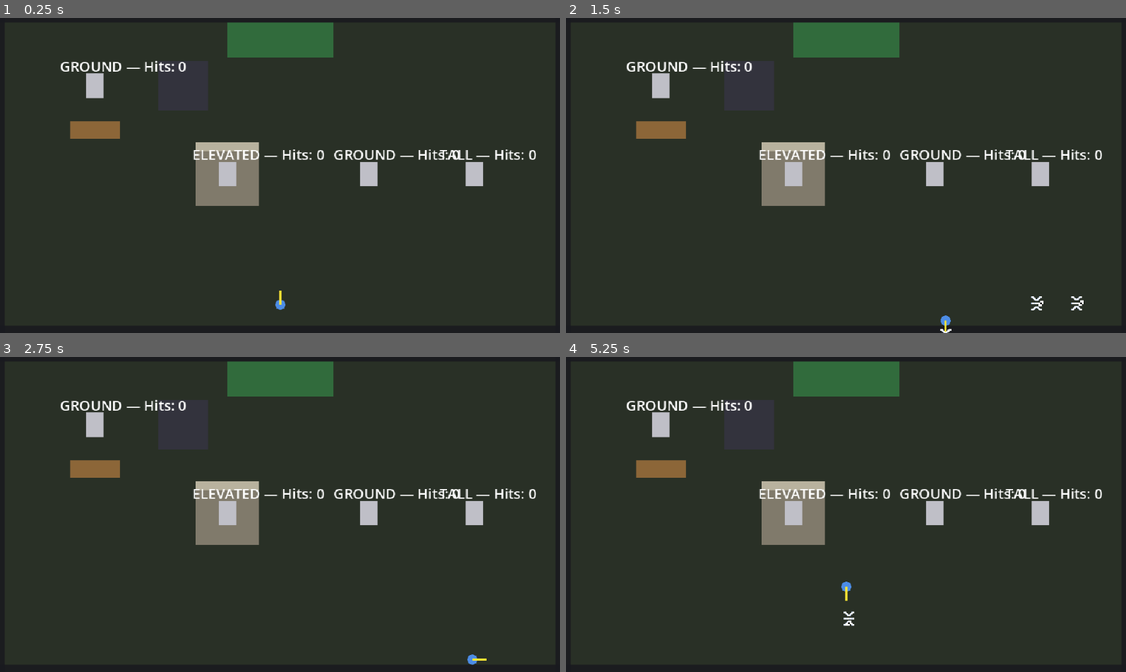
Above: before the commit, frames 1-4 (two rows, left to right).
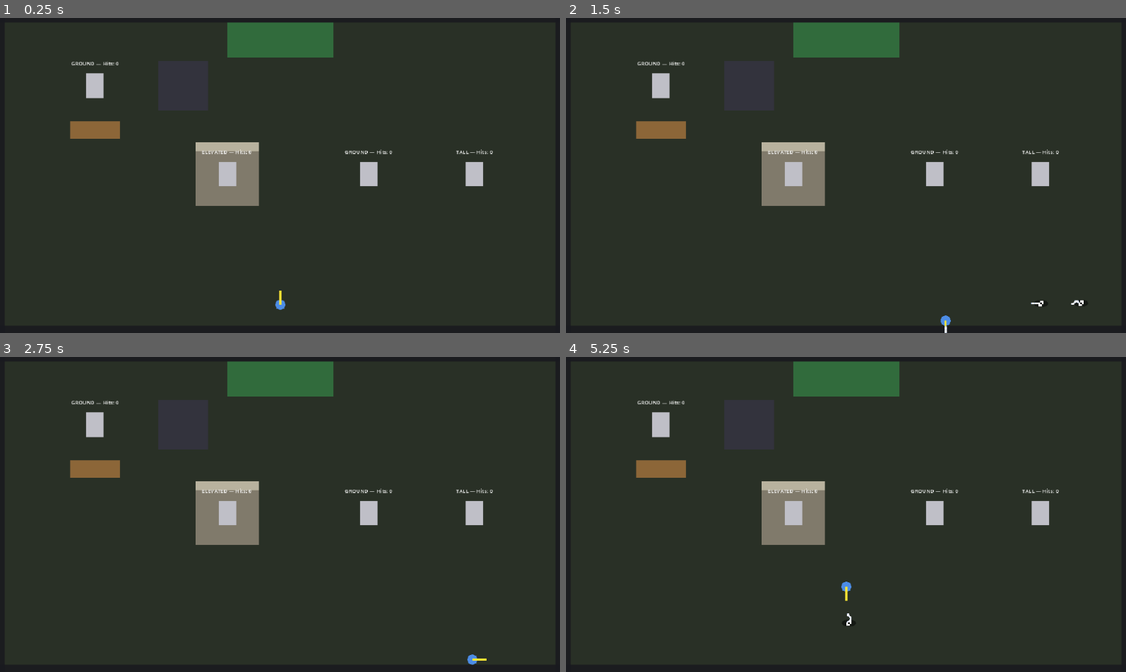
Above: after the commit, the same moments.

Repository: chrisfidalgo/SCUMForceGodot
Game: Godot game, scene res://scenes/combat/gym.tscn
The game is run twice, just before and just after one commit, with the same random seed, the same clock (stepped at 60 frames per second) and the same inputs. This scene is started directly instead of the project's main scene.
Inputs:
- Up to frame 1 (0.25 s): no input
- Up to frame 2 (1.5 s): tap Enter at 0.5 s; hold D (move_right) 0.53-1.28 s; hold J (attack_primary) 0.53-1.28 s; hold S (move_down) from 1.28 s (still down); tap K (attack_secondary) at 1.35 s
- Up to frame 3 (2.75 s): release S (move_down) at 2.03 s; hold D (move_right) from 2.03 s (still down); tap 1 at 2.1 s
- Up to frame 4 (5.25 s): tap Space at 2.75 s; release D (move_right) at 2.78 s; hold W (move_up) 2.78-3.53 s; tap 2 at 2.85 s; tap Enter at 3.5 s; hold A (move_left) 3.53-5.03 s; tap 3 at 3.6 s; tap 4 at 4.35 s; hold S (move_down) from 5.03 s (still down); hold J (attack_primary) from 5.03 s (still down)

The runs differ from the first frame. In frame 1, 1.2% of the frame differs, in the area x 10-96%, y 13-46%; in frame 2, 1.3%, in the area x 10-96%, y 13-100%; in frame 3, 1.2%; in frame 4, 1.3%.

Commit message:
Combat v2 tuning pass: live tuning panel, TP trail fixes
Completes the in-flight tuning work sitting on top of cdcb65d.

CombatTuning (new): cross-cutting projectile/height knobs as static vars,
moved out of projectile.gd @exports and channel_masks.gd consts so they can
be changed while the game is running. Per-attack numbers stay on AttackDef.

TuningPanel (new): a ` -toggled in-play slider panel over those knobs plus
the active character's two AttackDefs, with a "log values" button that
prints a snapshot to the console so good numbers can be copied back into
the .tres files by hand. Finds the player via a new "player" group.

Fixes:
- gym.tscn imported tuning_panel.tscn but never instanced a node for it, so
  the panel could never appear. Instanced it.
- The TP trail sprite is authored as a horizontal streak along +X but was
  only ever offset, never rotated, so it read sideways on any non-horizontal
  shot. It now rotates to the travel angle. The frames are left-right
  symmetric, so the plain angle is correct in all 8 directions.

Also: 3-frame animated trail, smaller damage numbers and dummy hit-count
labels, long_toss range 260 -> 130.

project.godot is engine re-serialization only (",script":null" on input
events, key reordering). The dropped window/stretch/aspect="keep" line now
matches the engine default and still resolves to "keep" at runtime.

Co-Authored-By: Claude Opus 5 <noreply@anthropic.com>

Diff:
--- a/project.godot
+++ b/project.godot
@@ -11,8 +11,8 @@
 [application]
 
 config/name="SCUM Force Tactics"
+run/main_scene="res://scenes/main.tscn"
 config/features=PackedStringArray("4.6", "GL Compatibility")
-run/main_scene="res://scenes/main.tscn"
 config/icon="res://icon.svg"
 
 [autoload]
@@ -29,98 +29,97 @@
 window/size/window_width_override=1280
 window/size/window_height_override=720
 window/stretch/mode="canvas_items"
-window/stretch/aspect="keep"
 
 [input]
 
 move_up={
 "deadzone": 0.5,
-"events": [Object(InputEventKey,"resource_local_to_scene":fa …(194 unchanged characters)… :0,"unicode":0,"location":0,"echo":false)
-, Object(InputEventKey,"resource_local_to_scene":false,"reso …(190 unchanged characters)… :0,"unicode":0,"location":0,"echo":false)
+"events": [Object(InputEventKey,"resource_local_to_scene":fa …(194 unchanged characters)… :0,"unicode":0,"location":0,"echo":false,"script":null)
+, Object(InputEventKey,"resource_local_to_scene":false,"reso …(190 unchanged characters)… :0,"unicode":0,"location":0,"echo":false,"script":null)
 , Object(InputEventJoypadButton,"resource_local_to_scene":false,"resource_name":"","device":-1,"button_index":11,"pressure":0.0,"pressed":false,"script":null)
 , Object(InputEventJoypadMotion,"resource_local_to_scene":false,"resource_name":"","device":-1,"axis":1,"axis_value":-1.0,"script":null)
 ]
 }
 move_down={
 "deadzone": 0.5,
-"events": [Object(InputEventKey,"resource_local_to_scene":fa …(194 unchanged characters)… :0,"unicode":0,"location":0,"echo":false)
-, Object(InputEventKey,"resource_local_to_scene":false,"reso …(190 unchanged characters)… :0,"unicode":0,"location":0,"echo":false)
+"events": [Object(InputEventKey,"resource_local_to_scene":fa …(194 unchanged characters)… :0,"unicode":0,"location":0,"echo":false,"script":null)
+, Object(InputEventKey,"resource_local_to_scene":false,"reso …(190 unchanged characters)… :0,"unicode":0,"location":0,"echo":false,"script":null)
 , Object(InputEventJoypadButton,"resource_local_to_scene":false,"resource_name":"","device":-1,"button_index":12,"pressure":0.0,"pressed":false,"script":null)
 , Object(InputEventJoypadMotion,"resource_local_to_scene":false,"resource_name":"","device":-1,"axis":1,"axis_value":1.0,"script":null)
 ]
 }
 move_left={
 "deadzone": 0.5,
-"events": [Object(InputEventKey,"resource_local_to_scene":fa …(194 unchanged characters)… :0,"unicode":0,"location":0,"echo":false)
-, Object(InputEventKey,"resource_local_to_scene":false,"reso …(190 unchanged characters)… :0,"unicode":0,"location":0,"echo":false)
+"events": [Object(InputEventKey,"resource_local_to_scene":fa …(194 unchanged characters)… :0,"unicode":0,"location":0,"echo":false,"script":null)
+, Object(InputEventKey,"resource_local_to_scene":false,"reso …(190 unchanged characters)… :0,"unicode":0,"location":0,"echo":false,"script":null)
 , Object(InputEventJoypadButton,"resource_local_to_scene":false,"resource_name":"","device":-1,"button_index":13,"pressure":0.0,"pressed":false,"script":null)
 , Object(InputEventJoypadMotion,"resource_local_to_scene":false,"resource_name":"","device":-1,"axis":0,"axis_value":-1.0,"script":null)
 ]
 }
 move_right={
 "deadzone": 0.5,
-"events": [Object(InputEventKey,"resource_local_to_scene":fa …(194 unchanged characters)… :0,"unicode":0,"location":0,"echo":false)
-, Object(InputEventKey,"resource_local_to_scene":false,"reso …(190 unchanged characters)… :0,"unicode":0,"location":0,"echo":false)
+"events": [Object(InputEventKey,"resource_local_to_scene":fa …(194 unchanged characters)… :0,"unicode":0,"location":0,"echo":false,"script":null)
+, Object(InputEventKey,"resource_local_to_scene":false,"reso …(190 unchanged characters)… :0,"unicode":0,"location":0,"echo":false,"script":null)
 , Object(InputEventJoypadButton,"resource_local_to_scene":false,"resource_name":"","device":-1,"button_index":14,"pressure":0.0,"pressed":false,"script":null)
 , Object(InputEventJoypadMotion,"resource_local_to_scene":false,"resource_name":"","device":-1,"axis":0,"axis_value":1.0,"script":null)
 ]
 }
 attack_primary={
 "deadzone": 0.5,
-"events": [Object(InputEventKey,"resource_local_to_scene":fa …(194 unchanged characters)… :0,"unicode":0,"location":0,"echo":false)
+"events": [Object(InputEventKey,"resource_local_to_scene":fa …(194 unchanged characters)… :0,"unicode":0,"location":0,"echo":false,"script":null)
 , Object(InputEventJoypadButton,"resource_local_to_scene":false,"resource_name":"","device":-1,"button_index":2,"pressure":0.0,"pressed":false,"script":null)
 ]
 }
 attack_secondary={
 "deadzone": 0.5,
-"events": [Object(InputEventKey,"resource_local_to_scene":fa …(194 unchanged characters)… :0,"unicode":0,"location":0,"echo":false)
+"events": [Object(InputEventKey,"resource_local_to_scene":fa …(194 unchanged characters)… :0,"unicode":0,"location":0,"echo":false,"script":null)
 , Object(InputEventJoypadButton,"resource_local_to_scene":false,"resource_name":"","device":-1,"button_index":3,"pressure":0.0,"pressed":false,"script":null)
 ]
 }
 interact={
 "deadzone": 0.5,
-"events": [Object(InputEventKey,"resource_local_to_scene":fa …(194 unchanged characters)… :0,"unicode":0,"location":0,"echo":false)
+"events": [Object(InputEventKey,"resource_local_to_scene":fa …(194 unchanged characters)… :0,"unicode":0,"location":0,"echo":false,"script":null)
 ]
 }
 pause_menu={
 "deadzone": 0.5,
-"events": [Object(InputEventKey,"resource_local_to_scene":fa …(199 unchanged characters)… :0,"unicode":0,"location":0,"echo":false)
+"events": [Object(InputEventKey,"resource_local_to_scene":fa …(199 unchanged characters)… :0,"unicode":0,"location":0,"echo":false,"script":null)
 ]
 }
 open_inventory={
 "deadzone": 0.5,
-"events": [Object(InputEventKey,"resource_local_to_scene":fa …(194 unchanged characters)… :0,"unicode":0,"location":0,"echo":false)
-, Object(InputEventKey,"resource_local_to_scene":false,"reso …(190 unchanged characters)… :0,"unicode":0,"location":0,"echo":false)
+"events": [Object(InputEventKey,"resource_local_to_scene":fa …(194 unchanged characters)… :0,"unicode":0,"location":0,"echo":false,"script":null)
+, Object(InputEventKey,"resource_local_to_scene":false,"reso …(190 unchanged characters)… :0,"unicode":0,"location":0,"echo":false,"script":null)
 ]
 }
 debug_1={
 "deadzone": 0.5,
-"events": [Object(InputEventKey,"resource_local_to_scene":fa …(199 unchanged characters)… :0,"unicode":0,"location":0,"echo":false)
+"events": [Object(InputEventKey,"resource_local_to_scene":fa …(199 unchanged characters)… :0,"unicode":0,"location":0,"echo":false,"script":null)
 ]
 }
 debug_2={
 "deadzone": 0.5,
-"events": [Object(InputEventKey,"resource_local_to_scene":fa …(199 unchanged characters)… :0,"unicode":0,"location":0,"echo":false)
+"events": [Object(InputEventKey,"resource_local_to_scene":fa …(199 unchanged characters)… :0,"unicode":0,"location":0,"echo":false,"script":null)
 ]
 }
 debug_3={
 "deadzone": 0.5,
-"events": [Object(InputEventKey,"resource_local_to_scene":fa …(199 unchanged characters)… :0,"unicode":0,"location":0,"echo":false)
+"events": [Object(InputEventKey,"resource_local_to_scene":fa …(199 unchanged characters)… :0,"unicode":0,"location":0,"echo":false,"script":null)
 ]
 }
 debug_4={
 "deadzone": 0.5,
-"events": [Object(InputEventKey,"resource_local_to_scene":fa …(199 unchanged characters)… :0,"unicode":0,"location":0,"echo":false)
+"events": [Object(InputEventKey,"resource_local_to_scene":fa …(199 unchanged characters)… :0,"unicode":0,"location":0,"echo":false,"script":null)
 ]
 }
 debug_5={
 "deadzone": 0.5,
-"events": [Object(InputEventKey,"resource_local_to_scene":fa …(199 unchanged characters)… :0,"unicode":0,"location":0,"echo":false)
+"events": [Object(InputEventKey,"resource_local_to_scene":fa …(199 unchanged characters)… :0,"unicode":0,"location":0,"echo":false,"script":null)
 ]
 }
 debug_6={
 "deadzone": 0.5,
-"events": [Object(InputEventKey,"resource_local_to_scene":fa …(199 unchanged characters)… :0,"unicode":0,"location":0,"echo":false)
+"events": [Object(InputEventKey,"resource_local_to_scene":fa …(199 unchanged characters)… :0,"unicode":0,"location":0,"echo":false,"script":null)
 ]
 }
 
@@ -137,6 +136,6 @@
 
 [rendering]
 
+textures/canvas_textures/default_texture_filter=0
 renderer/rendering_method="gl_compatibility"
 renderer/rendering_method.mobile="gl_compatibility"
-textures/canvas_textures/default_texture_filter=0
--- a/resources/attacks/long_toss.tres
+++ b/resources/attacks/long_toss.tres
@@ -11,4 +11,4 @@
 damage_half_hearts = 2
 cooldown_sec = 1.2
 projectile_speed = 200.0
-range_px = 260.0
+range_px = 130.0
--- a/scenes/characters/player.gd
+++ b/scenes/characters/player.gd
@@ -33,6 +33,7 @@
 @onready var _facing_indicator: Line2D = $FacingIndicator
 
 func _ready() -> void:
+	add_to_group("player")
 	set_character(character_def)
 	_update_facing_indicator()
 
--- a/scenes/combat/channel_masks.gd
+++ b/scenes/combat/channel_masks.gd
@@ -42,18 +42,12 @@
 			return 0
 
 ## --- Height → channel (04-COMBAT-MODEL.md §2) -------------------------------
-## A projectile carries a `height` scalar (elevation units, 0 = ground). These
-## two thresholds slice that continuum into the three channels. Tune by feel:
-## widening the HIGH band makes lobs clear walls more easily; a small GROUND
-## band means a lob is only "low enough to hit the ground" right at launch/landing.
-const HEIGHT_GROUND_MAX := 3.0   ## height < this  → LOW  (at/near the floor)
-const HEIGHT_HIGH_MIN := 10.0    ## height >= this → HIGH (up where it clears low walls)
-                                 ## in between      → BOTH (transitioning)
-
+## A projectile carries a `height` scalar (elevation units, 0 = ground). The
+## thresholds live on CombatTuning so the tuning panel can adjust them live.
 static func channel_for_height(height: float) -> AttackDef.Channel:
-	if height < HEIGHT_GROUND_MAX:
+	if height < CombatTuning.height_ground_max:
 		return AttackDef.Channel.LOW
-	elif height < HEIGHT_HIGH_MIN:
+	elif height < CombatTuning.height_high_min:
 		return AttackDef.Channel.BOTH
 	return AttackDef.Channel.HIGH
 
--- /dev/null
+++ b/scenes/combat/combat_tuning.gd
@@ -0,0 +1,27 @@
+class_name CombatTuning
+extends RefCounted
+## CombatTuning — global combat values that the in-play tuning panel edits live.
+##
+## These are `static var`s (one shared copy, reachable as CombatTuning.xxx) so a
+## running projectile reads the latest value every frame and the debug tuning
+## panel (scenes/ui/tuning_panel) can nudge them mid-play without dropping out of
+## the game. Per-attack numbers (range, speed, damage…) live on each AttackDef
+## instead; these are the cross-cutting projectile/height knobs.
+
+## Ground shadow under a projectile.
+static var shadow_base_radius := 8.0        ## x-radius at height 0
+static var shadow_shrink_per_unit := 0.04   ## how fast it shrinks with height
+static var shadow_alpha := 0.5              ## opacity at height 0
+
+## How much a projectile's sprite grows per unit of height (sells elevation).
+static var height_scale_per_unit := 0.02
+
+## Cosmetic TP-style trailing sprite.
+static var tail_gap_px := 5.0               ## how far it trails behind the head
+static var tail_fps := 12.0                 ## trail animation speed
+
+## Height → channel thresholds (elevation units). Below ground_max = LOW, at or
+## above high_min = HIGH, in between = BOTH. Widening the HIGH band makes lobs
+## clear walls more readily. Read by ChannelMasks.channel_for_height().
+static var height_ground_max := 3.0
+static var height_high_min := 10.0
--- a/scenes/combat/gym.tscn
+++ b/scenes/combat/gym.tscn
@@ -8,6 +8,7 @@
 [ext_resource type="PackedScene" path="res://scenes/enemies/target_dummy.tscn" id="6_target_dummy"]
 [ext_resource type="PackedScene" path="res://scenes/characters/player.tscn" id="7_player"]
 [ext_resource type="Script" path="res://scenes/combat/attack_spawner.gd" id="8_spawner"]
+[ext_resource type="PackedScene" path="res://scenes/ui/tuning_panel.tscn" id="9_tuning"]
 
 [sub_resource type="RectangleShape2D" id="RectangleShape2D_h_wall"]
 size = Vector2(640, 16)
@@ -133,3 +134,5 @@
 
 [node name="Player" parent="." instance=ExtResource("7_player")]
 position = Vector2(320, 328)
+
+[node name="TuningPanel" parent="." instance=ExtResource("9_tuning")]
--- a/scenes/combat/projectile.gd
+++ b/scenes/combat/projectile.gd
@@ -14,11 +14,8 @@
 ## Because the mask changes mid-flight we resolve hits by polling overlaps each
 ## physics frame rather than relying on the one-shot area_entered signal.
 
-@export_group("Visual tuning (placeholder feel)")
-@export var height_scale_per_unit: float = 0.02   ## sprite grows this much per height unit
-@export var shadow_base_radius: float = 4.0       ## ground-shadow x-radius at height 0
-@export var shadow_shrink_per_unit: float = 0.045 ## how fast the shadow shrinks with height
-@export var tail_gap_px: float = 5.0              ## how far the cosmetic tail trails behind
+## Projectile visual tuning (shadow, scale, trail) lives on CombatTuning so the
+## in-play tuning panel can adjust it live. Per-attack numbers are on AttackDef.
 
 var _attack: AttackDef
 var _direction := Vector2.UP
@@ -33,9 +30,10 @@
 var _channel: AttackDef.Channel = AttackDef.Channel.LOW
 var _consumed := false
 var _started := false
+var _tail_time := 0.0
 
 @onready var _visual: Node2D = $Visual
-@onready var _tail: Node2D = get_node_or_null("Visual/Tail")
+@onready var _tail: Sprite2D = get_node_or_null("Visual/Tail")
 
 ## Configure from the AttackDef. Call BEFORE add_child() so the mask is correct
 ## before physics first sees it. `direction` is the (already 8-gated) facing.
@@ -62,6 +60,7 @@
 	if not _started:
 		_base_position = global_position
 		_started = true
+	_tail_time += delta
 	var step := _speed * delta
 	_distance += step
 	_base_position += _direction * step
@@ -148,16 +147,23 @@
 func _update_visuals() -> void:
 	if _visual != null:
 		_visual.position = Vector2(0, -_height)
-		_visual.scale = Vector2.ONE * (1.0 + _height * height_scale_per_unit)
+		_visual.scale = Vector2.ONE * (1.0 + _height * CombatTuning.height_scale_per_unit)
 	if _tail != null:
-		_tail.position = -_direction * tail_gap_px
+		# The trail art is drawn as a horizontal streak (authored along +X), so it
+		# has to be turned to face the way we travel or it reads sideways on any
+		# non-horizontal shot. The frames are left-right symmetric, so the plain
+		# travel angle is enough - no need to flip for leftward/upward shots.
+		_tail.position = -_direction * CombatTuning.tail_gap_px
+		_tail.rotation = _direction.angle()
+		if _tail.vframes > 1:
+			_tail.frame = int(_tail_time * CombatTuning.tail_fps) % _tail.vframes
 	queue_redraw()
 
 ## The ground shadow: an oval (squashed circle) under the projectile, shrinking
 ## and fading as it climbs. Drawn on the root (ground) node so it stays put while
 ## the sprite lifts away from it.
 func _draw() -> void:
-	var shrink := 1.0 / (1.0 + _height * shadow_shrink_per_unit)
+	var shrink := 1.0 / (1.0 + _height * CombatTuning.shadow_shrink_per_unit)
 	draw_set_transform(Vector2.ZERO, 0.0, Vector2(1.0, 0.5))
-	draw_circle(Vector2.ZERO, shadow_base_radius * shrink, Color(0, 0, 0, 0.35 * shrink))
+	draw_circle(Vector2.ZERO, CombatTuning.shadow_base_radius * shrink, Color(0, 0, 0, CombatTuning.shadow_alpha * shrink))
 	draw_set_transform(Vector2.ZERO, 0.0, Vector2.ONE)
--- a/scenes/combat/projectile.tscn
+++ b/scenes/combat/projectile.tscn
@@ -21,6 +21,7 @@
 
 [node name="Tail" type="Sprite2D" parent="Visual"]
 texture = ExtResource("3_tail")
+vframes = 3
 
 [node name="Roll" type="Sprite2D" parent="Visual"]
 texture = ExtResource("2_roll")
--- a/scenes/enemies/target_dummy.gd
+++ b/scenes/enemies/target_dummy.gd
@@ -82,7 +82,8 @@
 func _spawn_damage_number(damage_half_hearts: int) -> void:
 	var label := Label.new()
 	label.text = "-%d" % damage_half_hearts
-	label.position = Vector2(-8.0, -26.0)
+	label.add_theme_font_size_override("font_size", 8)
+	label.position = Vector2(-4.0, -22.0)
 	add_child(label)
 	var tween: Tween = create_tween()
 	tween.set_parallel(true)
--- a/scenes/enemies/target_dummy.tscn
+++ b/scenes/enemies/target_dummy.tscn
@@ -26,8 +26,10 @@
 [node name="HitCountLabel" type="Label" parent="."]
 mouse_filter = 2
 offset_left = -40.0
-offset_top = -34.0
+offset_top = -30.0
 offset_right = 40.0
-offset_bottom = -18.0
+offset_bottom = -20.0
 horizontal_alignment = 1
+vertical_alignment = 1
+theme_override_font_sizes/font_size = 6
 text = "GROUND — Hits: 0"
--- /dev/null
+++ b/scenes/ui/tuning_panel.gd
@@ -0,0 +1,136 @@
+extends CanvasLayer
+## tuning_panel.gd — an in-play tuning panel (press the ` / ~ key to toggle).
+##
+## A CanvasLayer draws its children in screen space, above the game, regardless
+## of the world camera — perfect for debug UI. This panel exposes the live
+## projectile/height knobs (CombatTuning) and the active character's two
+## AttackDefs as mouse sliders, so values can be dialed in WITHOUT leaving play
+## mode. "Log values" prints the current numbers to the console so good settings
+## can be copied back into the .tres files. Nothing here ships in a real build.
+
+const TOGGLE_KEYCODE := KEY_QUOTELEFT  # the ` / ~ key
+
+var _rows: VBoxContainer
+var _root: Control
+
+func _ready() -> void:
+	_build_shell()
+	_root.visible = false
+
+func _input(event: InputEvent) -> void:
+	if event is InputEventKey and event.pressed and not event.echo and event.keycode == TOGGLE_KEYCODE:
+		_root.visible = not _root.visible
+		if _root.visible:
+			_rebuild_rows()
+
+func _build_shell() -> void:
+	_root = Panel.new()
+	_root.position = Vector2(6, 6)
+	_root.size = Vector2(226, 346)
+	add_child(_root)
+	var margin := MarginContainer.new()
+	margin.set_anchors_and_offsets_preset(Control.PRESET_FULL_RECT)
+	for m in ["margin_left", "margin_top", "margin_right", "margin_bottom"]:
+		margin.add_theme_constant_override(m, 5)
+	_root.add_child(margin)
+	var scroll := ScrollContainer.new()
+	margin.add_child(scroll)
+	_rows = VBoxContainer.new()
+	_rows.size_flags_horizontal = Control.SIZE_EXPAND_FILL
+	_rows.custom_minimum_size.x = 208
+	scroll.add_child(_rows)
+
+func _rebuild_rows() -> void:
+	for c in _rows.get_children():
+		c.queue_free()
+	_header("TUNING  ( ` to close )")
+
+	var player = get_tree().get_first_node_in_group("player")
+	if player != null and player.character_def != null:
+		var prim: AttackDef = player.character_def.primary_attack
+		if prim != null:
+			_header("PRIMARY — %s" % player.character_def.display_name)
+			_attack_rows(prim)
+		var sec: AttackDef = player.character_def.secondary_attack
+		if sec != null:
+			_header("SECONDARY")
+			_attack_rows(sec)
+
+	_header("GLOBAL (projectile/height)")
+	_slider("shadow radius", CombatTuning.shadow_base_radius, 2, 20, 0.5, func(v): CombatTuning.shadow_base_radius = v)
+	_slider("shadow alpha", CombatTuning.shadow_alpha, 0, 1, 0.05, func(v): CombatTuning.shadow_alpha = v)
+	_slider("height scale", CombatTuning.height_scale_per_unit, 0, 0.1, 0.005, func(v): CombatTuning.height_scale_per_unit = v)
+	_slider("tail gap", CombatTuning.tail_gap_px, 0, 20, 0.5, func(v): CombatTuning.tail_gap_px = v)
+	_slider("tail fps", CombatTuning.tail_fps, 1, 30, 1, func(v): CombatTuning.tail_fps = v)
+	_slider("ground<->both", CombatTuning.height_ground_max, 0, 12, 0.5, func(v): CombatTuning.height_ground_max = v)
+	_slider("both<->high", CombatTuning.height_high_min, 4, 30, 0.5, func(v): CombatTuning.height_high_min = v)
+
+	var log_btn := Button.new()
+	log_btn.text = "Log values to console"
+	log_btn.add_theme_font_size_override("font_size", 7)
+	log_btn.pressed.connect(_log_values)
+	_rows.add_child(log_btn)
+
+func _attack_rows(a: AttackDef) -> void:
+	_slider("speed", a.projectile_speed, 40, 600, 5, func(v): a.projectile_speed = v)
+	_slider("range", a.range_px, 30, 400, 5, func(v): a.range_px = v)
+	if a.height_profile != AttackDef.HeightProfile.GROUND:
+		_slider("lob peak", a.lob_peak_height, 4, 40, 0.5, func(v): a.lob_peak_height = v)
+	if a.lateral_motion == AttackDef.LateralMotion.SINE:
+		_slider("sine amp", a.sine_amplitude_px, 0, 24, 0.5, func(v): a.sine_amplitude_px = v)
+		_slider("sine wavelen", a.sine_wavelength_px, 8, 120, 2, func(v): a.sine_wavelength_px = v)
+	_slider("damage", a.damage_half_hearts, 1, 8, 1, func(v): a.damage_half_hearts = int(v))
+	_slider("cooldown", a.cooldown_sec, 0.05, 2.5, 0.05, func(v): a.cooldown_sec = v)
+
+func _header(text: String) -> void:
+	var lbl := Label.new()
+	lbl.text = text
+	lbl.add_theme_font_size_override("font_size", 8)
+	lbl.add_theme_color_override("font_color", Color(1, 0.85, 0.3))
+	_rows.add_child(lbl)
+
+## One labelled slider. `setter` is called with the new value on drag.
+func _slider(label_text: String, initial: float, min_v: float, max_v: float, step: float, setter: Callable) -> void:
+	var row := HBoxContainer.new()
+	var name_lbl := Label.new()
+	name_lbl.text = label_text
+	name_lbl.custom_minimum_size.x = 78
+	name_lbl.add_theme_font_size_override("font_size", 7)
+	var slider := HSlider.new()
+	slider.min_value = min_v
+	slider.max_value = max_v
+	slider.step = step
+	slider.value = initial
+	slider.size_flags_horizontal = Control.SIZE_EXPAND_FILL
+	slider.custom_minimum_size.x = 86
+	var val_lbl := Label.new()
+	val_lbl.text = _fmt(initial)
+	val_lbl.custom_minimum_size.x = 32
+	val_lbl.add_theme_font_size_override("font_size", 7)
+	slider.value_changed.connect(func(v: float):
+		setter.call(v)
+		val_lbl.text = _fmt(v))
+	row.add_child(name_lbl)
+	row.add_child(slider)
+	row.add_child(val_lbl)
+	_rows.add_child(row)
+
+func _fmt(v: float) -> String:
+	return str(snappedf(v, 0.01))
+
+func _log_values() -> void:
+	print("--- TUNING SNAPSHOT ---")
+	var player = get_tree().get_first_node_in_group("player")
+	if player != null and player.character_def != null:
+		_log_attack("primary", player.character_def.primary_attack)
+		_log_attack("secondary", player.character_def.secondary_attack)
+	print("CombatTuning: shadow_base_radius=%s shadow_alpha=%s height_scale_per_unit=%s tail_gap_px=%s tail_fps=%s height_ground_max=%s height_high_min=%s" % [
+		CombatTuning.shadow_base_radius, CombatTuning.shadow_alpha, CombatTuning.height_scale_per_unit,
+		CombatTuning.tail_gap_px, CombatTuning.tail_fps, CombatTuning.height_ground_max, CombatTuning.height_high_min])
+
+func _log_attack(slot: String, a: AttackDef) -> void:
+	if a == null:
+		return
+	print("%s: speed=%s range=%s lob_peak=%s sine_amp=%s sine_wavelen=%s damage=%d cooldown=%s" % [
+		slot, a.projectile_speed, a.range_px, a.lob_peak_height, a.sine_amplitude_px,
+		a.sine_wavelength_px, a.damage_half_hearts, a.cooldown_sec])
--- /dev/null
+++ b/scenes/ui/tuning_panel.tscn
@@ -0,0 +1,7 @@
+[gd_scene load_steps=2 format=3]
+
+[ext_resource type="Script" path="res://scenes/ui/tuning_panel.gd" id="1_tuning"]
+
+[node name="TuningPanel" type="CanvasLayer"]
+layer = 50
+script = ExtResource("1_tuning")
Not shown, added: scenes/combat/combat_tuning.gd.uid
Not shown: 1 places in scenes/combat/gym.tscn that only renumber resources
Not shown, added: scenes/ui/tuning_panel.gd.uid
